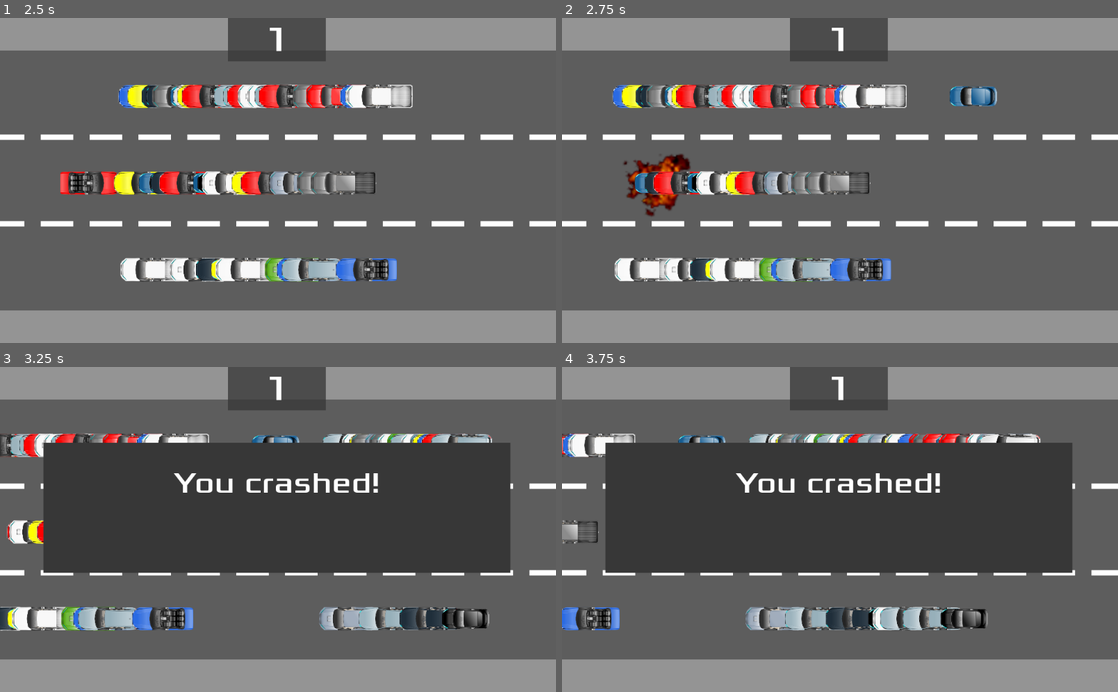
Above: before the commit, frames 1-4 (two rows, left to right).
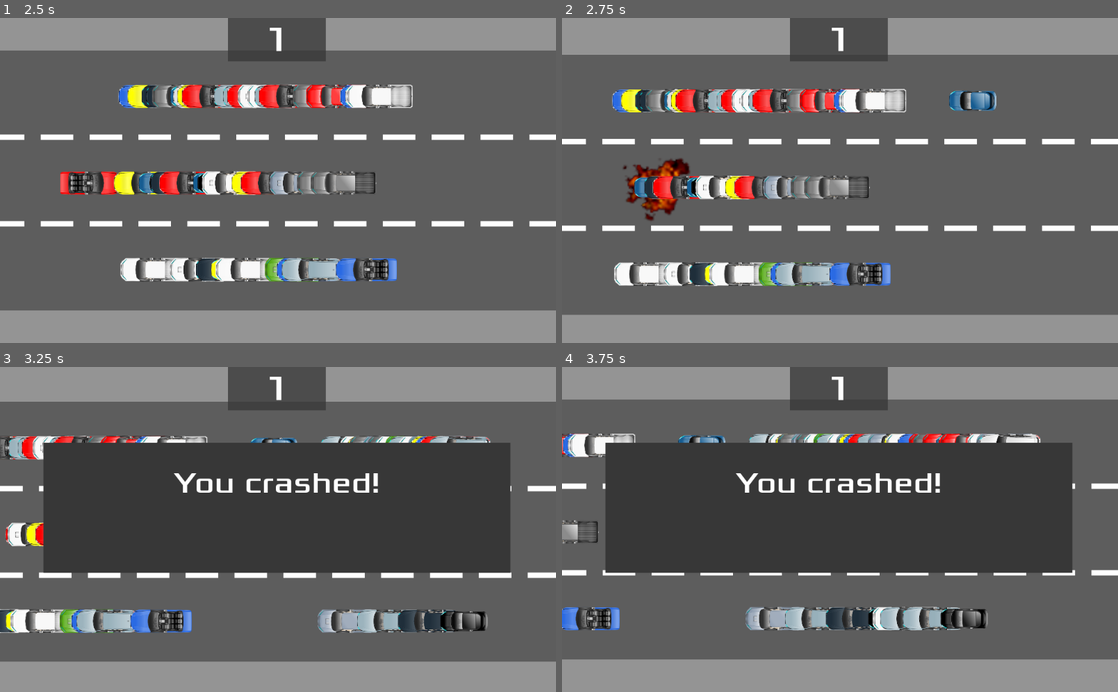
Above: after the commit, the same moments.

Repository: LuanBog/Roads
Game: Godot game, scene res://scenes/MainMenu.tscn
The game is run twice, just before and just after one commit, with the same random seed, the same clock (stepped at 60 frames per second) and the same inputs.
Inputs:
- Up to frame 1 (2.5 s): click "Play" at 0.5 s; tap Enter at 1.25 s; hold W (move_up) 1.28-2.03 s; hold F 1.28-2.03 s; hold S (move_down) from 2.03 s (still down); tap F at 2.1 s
- Up to frame 2 (2.75 s): keep holding S (move_down)
- Up to frame 3 (3.25 s): release S (move_down) at 2.78 s; hold W (move_up) from 2.78 s (still down); hold F from 2.78 s (still down)
- Up to frame 4 (3.75 s): keep holding W (move_up); release F at 3.53 s; tap F at 3.6 s

Frame 1 is identical in both runs. In frame 2, 14% of the frame differs, in the area x 0-100%, y 10-92%; in frame 3, 6.6%; in frame 4, nothing differs.

Commit message:
Added camera shake on death

Diff:
--- /dev/null
+++ b/Globals.gd
@@ -0,0 +1,4 @@
+extends Node
+
+var camera = null
+#var transitioner: Transitioner = null
--- /dev/null
+++ b/actors/Camera.gd
@@ -0,0 +1,32 @@
+extends Camera2D
+
+onready var shake_timer = $Timer
+onready var tween = $Tween
+
+var shake_amount = 0
+var default_offset = offset
+
+func _ready():
+	Globals.camera = self
+	set_process(false)
+
+func _process(delta):
+	offset = Vector2(rand_range(-shake_amount, shake_amount),rand_range(shake_amount, -shake_amount)) * delta + default_offset
+
+func shake(new_shake, shake_time=0.4, shake_limit=100):
+	shake_amount += new_shake
+	if shake_amount > shake_limit:
+		shake_amount = shake_limit
+
+	shake_timer.wait_time = shake_time
+
+	tween.stop_all()
+	set_process(true)
+	shake_timer.start()
+
+func _on_Timer_timeout():
+	shake_amount = 0
+	set_process(false)
+
+	tween.interpolate_property(self, "offset", offset, default_offset, 0.1, Tween.TRANS_QUAD, Tween.EASE_IN_OUT)
+	tween.start()
--- /dev/null
+++ b/actors/Camera.tscn
@@ -0,0 +1,14 @@
+[gd_scene load_steps=2 format=2]
+
+[ext_resource path="res://actors/Camera.gd" type="Script" id=1]
+
+[node name="Camera" type="Camera2D"]
+offset = Vector2( 512, 300 )
+current = true
+script = ExtResource( 1 )
+
+[node name="Timer" type="Timer" parent="."]
+
+[node name="Tween" type="Tween" parent="."]
+
+[connection signal="timeout" from="Timer" to="." method="_on_Timer_timeout"]
--- a/project.godot
+++ b/project.godot
@@ -13,6 +13,10 @@
 config/name="Roads"
 run/main_scene="res://scenes/MainMenu.tscn"
 config/icon="res://icon.png"
+
+[autoload]
+
+Globals="*res://Globals.gd"
 
 [display]
 
--- a/scenes/MainScene.gd
+++ b/scenes/MainScene.gd
@@ -28,6 +28,9 @@
 		spawn_enemy()
 
 	position_index = clamp(position_index, 1, 3)
+
+func shake_screen():
+	pass
 
 func key_pressed():
 	var position_chosen = get_node("Position" + str(position_index))
@@ -64,6 +67,8 @@
 	$Music.stop()
 	$Explosion.play()
 
+	Globals.camera.shake(500, 0.7, 500)
+
 	$ScoreTimer.stop()
 
 	var explosionClone = explosion.instance()
--- a/scenes/MainScene.tscn
+++ b/scenes/MainScene.tscn
@@ -10,6 +10,7 @@
 [ext_resource path="res://sounds/theme.wav" type="AudioStream" id=8]
 [ext_resource path="res://sounds/explosion.mp3" type="AudioStream" id=9]
 [ext_resource path="res://actors/Explosion.tscn" type="PackedScene" id=10]
+[ext_resource path="res://actors/Camera.tscn" type="PackedScene" id=11]
 
 [node name="MainScene" type="Node2D"]
 script = ExtResource( 3 )
@@ -48,6 +49,30 @@
 position = Vector2( 150, 460 )
 texture = ExtResource( 6 )
 
+[node name="RoadTop4" type="Sprite" parent="."]
+position = Vector2( -210, 140 )
+texture = ExtResource( 5 )
+
+[node name="RoadMid4" type="Sprite" parent="."]
+position = Vector2( -210, 300 )
+texture = ExtResource( 7 )
+
+[node name="RoadBot4" type="Sprite" parent="."]
+position = Vector2( -210, 460 )
+texture = ExtResource( 6 )
+
+[node name="RoadTop5" type="Sprite" parent="."]
+position = Vector2( 1230, 140 )
+texture = ExtResource( 5 )
+
+[node name="RoadMid5" type="Sprite" parent="."]
+position = Vector2( 1230, 300 )
+texture = ExtResource( 7 )
+
+[node name="RoadBot5" type="Sprite" parent="."]
+position = Vector2( 1230, 460 )
+texture = ExtResource( 6 )
+
 [node name="RoadTop2" type="Sprite" parent="."]
 position = Vector2( 510, 140 )
 texture = ExtResource( 5 )
@@ -73,16 +98,17 @@
 texture = ExtResource( 6 )
 
 [node name="Gutter" type="ColorRect" parent="."]
-margin_left = -20.0
-margin_right = 1060.0
+margin_left = -150.0
+margin_top = -30.0
+margin_right = 1130.0
 margin_bottom = 60.0
 color = Color( 0.584314, 0.584314, 0.584314, 1 )
 
 [node name="Gutter2" type="ColorRect" parent="."]
-margin_left = -20.0
+margin_left = -60.0
 margin_top = 540.0
-margin_right = 1060.0
-margin_bottom = 600.0
+margin_right = 1120.0
+margin_bottom = 640.0
 color = Color( 0.584314, 0.584314, 0.584314, 1 )
 
 [node name="Music" type="AudioStreamPlayer" parent="."]
@@ -93,6 +119,8 @@
 stream = ExtResource( 9 )
 volume_db = -10.0
 
+[node name="Camera" parent="." instance=ExtResource( 11 )]
+
 [connection signal="reset_game" from="HUD" to="." method="reset_game"]
 [connection signal="death" from="Player" to="." method="player_death"]
 [connection signal="timeout" from="CarTimer" to="." method="_on_CarTimer_timeout"]
Not shown: 1 places in scenes/MainScene.tscn that only renumber resources
